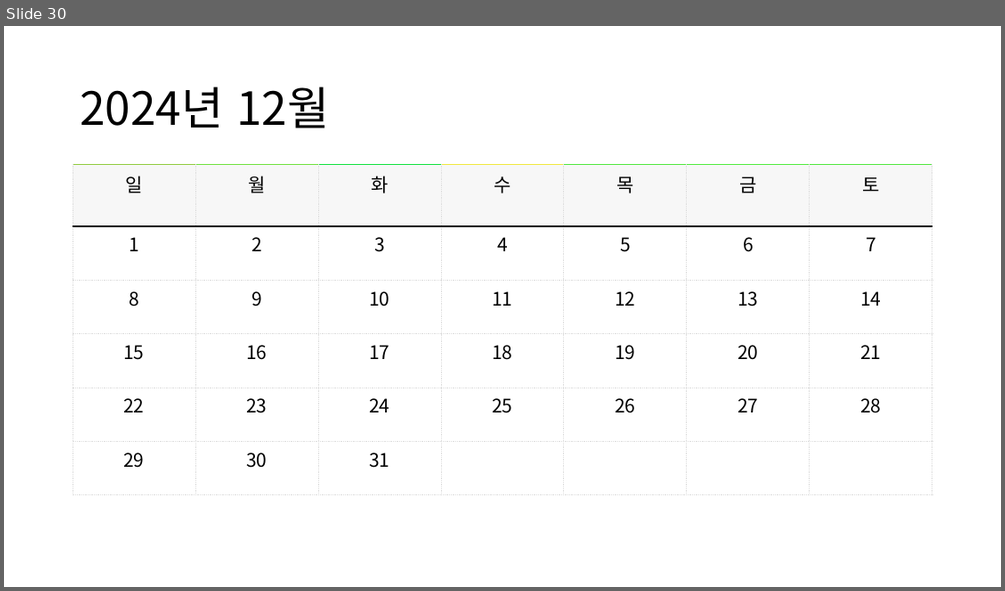
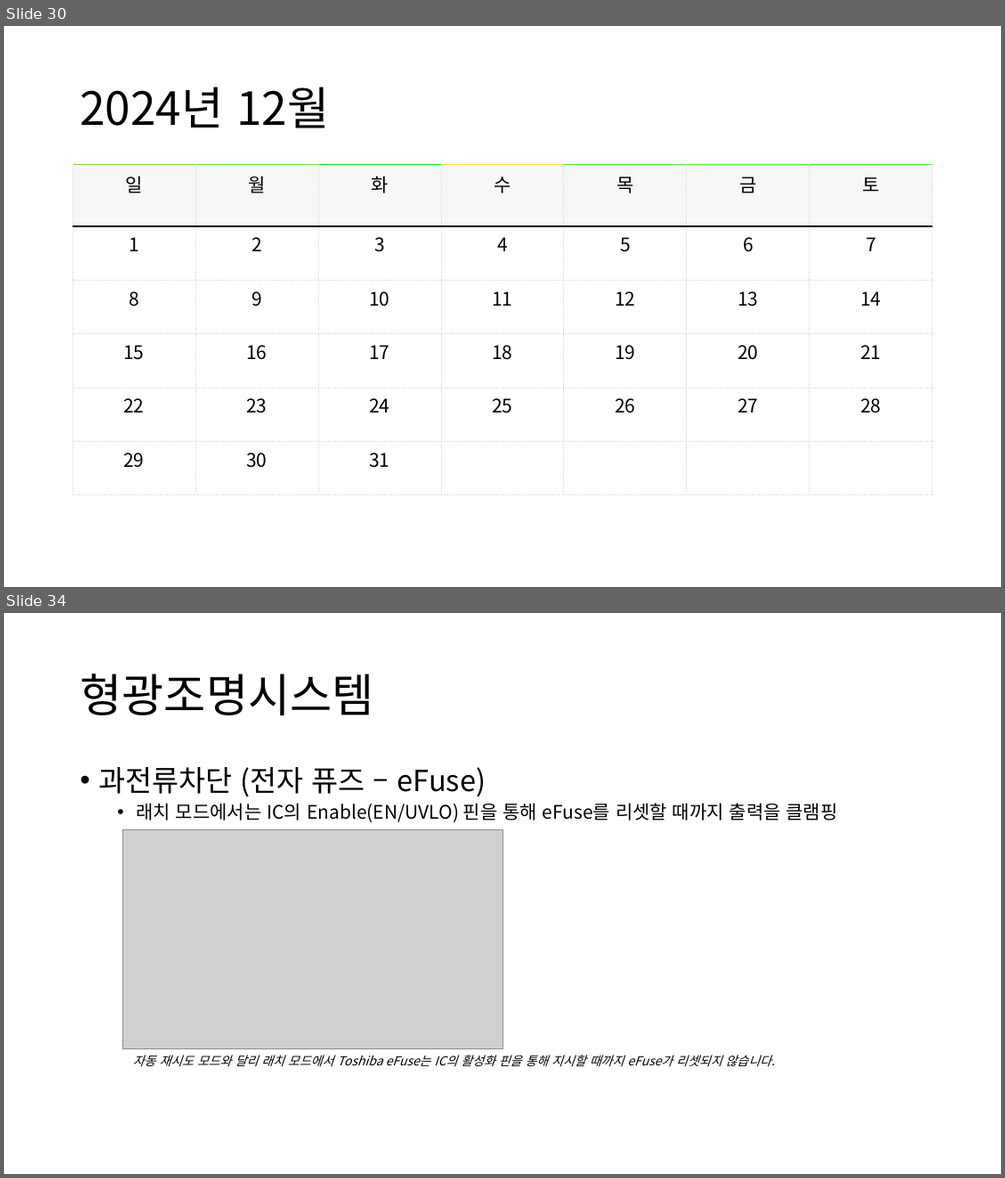
Before and after one commit to ShinYongDae/MyJob, a slide deck: HW제어그룹_프로젝트상태보고서.pptx. Shown one above the other, each under a label of ours: slide 30 before the commit, slides 30 and 34 after it; the slides between them are not shown. The pictures are 1005x591 and 1005x1178 pixels, drawn with LibreOffice and Linux fonts; fonts in the diff are those of the drawing; grey boxes stand for pictures. Boxes give left, top, right and bottom in pixels: in the first picture for what was removed or moved away, otherwise in the second. Text is boxed around its words. In the diff, an @@ line names an element or a change of style, - is before the commit and + after.

Commit message:
Add eFuse

```diff
--- a/HW제어그룹_프로젝트상태보고서.pptx
+++ b/HW제어그룹_프로젝트상태보고서.pptx
@@ slide 34 added at [4, 613, 1001, 1174], background #FFFFFF @@
@@ title added at [80, 674, 374, 715], 44 pt, text #000000 @@
+형광조명시스템
@@ text added at [98, 767, 838, 822], 18 pt, text #000000 @@
+• 과전류차단 (전자 퓨즈 – eFuse)
+  • 래치 모드에서는 IC의 Enable(EN/UVLO) 핀을 통해 eFuse를 리셋할 때까지 출력을 클램핑
@@ picture added at [122, 830, 502, 1048] @@
@@ text added at [133, 1054, 775, 1066], 12 pt, text #000000, italic @@
+자동 재시도 모드와 달리 래치 모드에서 Toshiba eFuse는 IC의 활성화 핀을 통해 지시할 때까지 eFuse가 리셋되지 않습니다.
```
Also in this commit, not shown: 2 slides changed, 5 other slides added.
